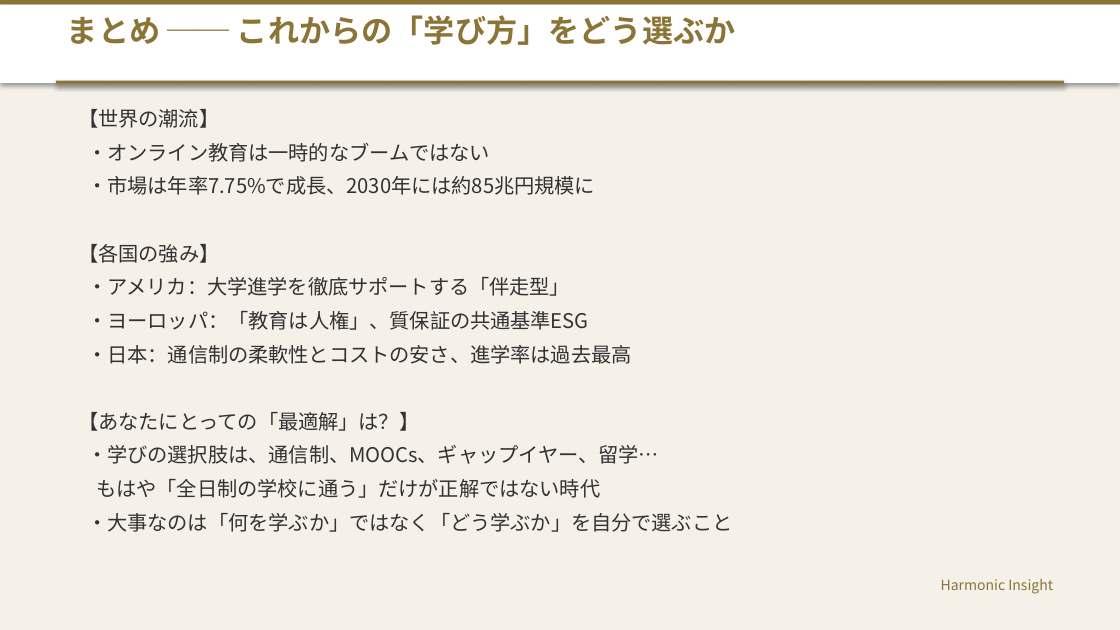
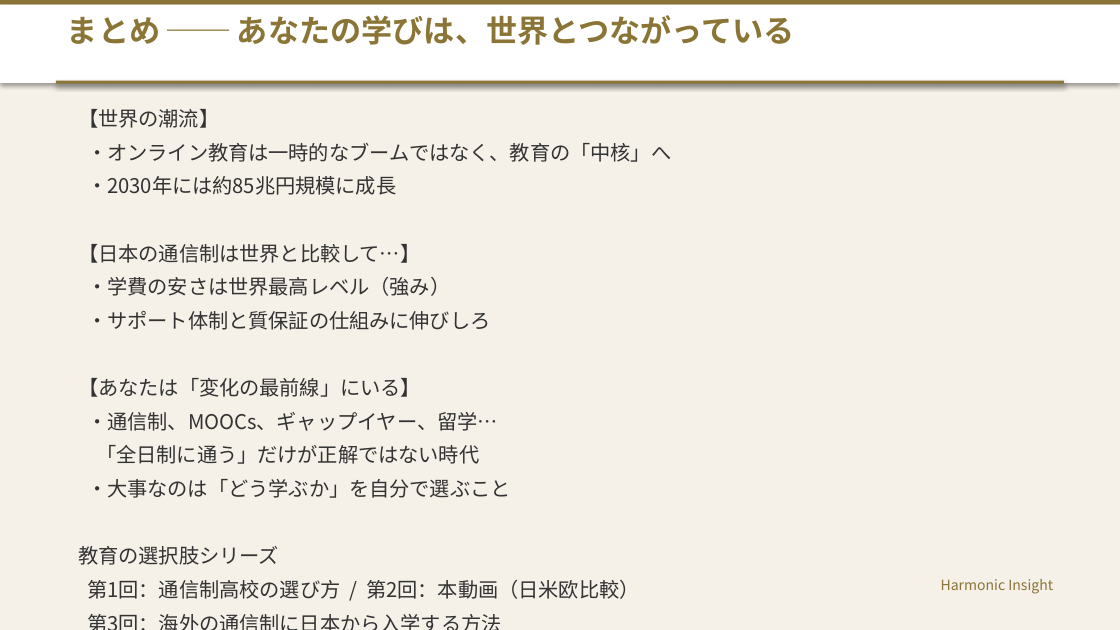
Before and after one commit to HarmonicInsight/Movie_Contents, a slide deck: slide 15 of 海外学習_留学_グローバルオンライン教育_プレゼンテーション.pptx. Drawn at 1120x630 pixels with LibreOffice and Linux fonts; fonts in the diff are those of the drawing. Boxes give left, top, right and bottom in pixels: in the first picture for what was removed or moved away, otherwise in the second. Text is boxed around its words. In the diff, an @@ line names an element or a change of style, - is before the commit and + after.

```diff
--- a/海外学習_留学_グローバルオンライン教育_プレゼンテーション.pptx
+++ b/海外学習_留学_グローバルオンライン教育_プレゼンテーション.pptx
@@ text at <box>67,15,795,45</box>: text changed @@
-まとめ ── これからの「学び方」をどう選ぶか
+まとめ ── あなたの学びは、世界とつながっている
@@ text at <box>78,143,671,599</box>: text changed @@
-・オンライン教育は一時的なブームではない
-・市場は年率7.75%で成長、2030年には約85兆円規模に
-【各国の強み】
-・アメリカ：大学進学を徹底サポートする「伴走型」
-・ヨーロッパ：「教育は人権」、質保証の共通基準ESG
-・日本：通信制の柔軟性とコストの安さ、進学率は過去最高
-【あなたにとっての「最適解」は？】
-・学びの選択肢は、通信制、MOOCs、ギャップイヤー、留学…
-もはや「全日制の学校に通う」だけが正解ではない時代
-・大事なのは「何を学ぶか」ではなく「どう学ぶか」を自分で選ぶこと
+・オンライン教育は一時的なブームではなく、教育の「中核」へ
+・2030年には約85兆円規模に成長
+【日本の通信制は世界と比較して…】
+・学費の安さは世界最高レベル（強み）
+・サポート体制と質保証の仕組みに伸びしろ
+【あなたは「変化の最前線」にいる】
+・通信制、MOOCs、ギャップイヤー、留学…
+「全日制に通う」だけが正解ではない時代
+・大事なのは「どう学ぶか」を自分で選ぶこと
+教育の選択肢シリーズ
+第1回：通信制高校の選び方 / 第2回：本動画（日米欧比較）
+第3回：海外の通信制に日本から入学する方法
```
Also in this commit, not shown: 7 other slides changed, 1 other file.
